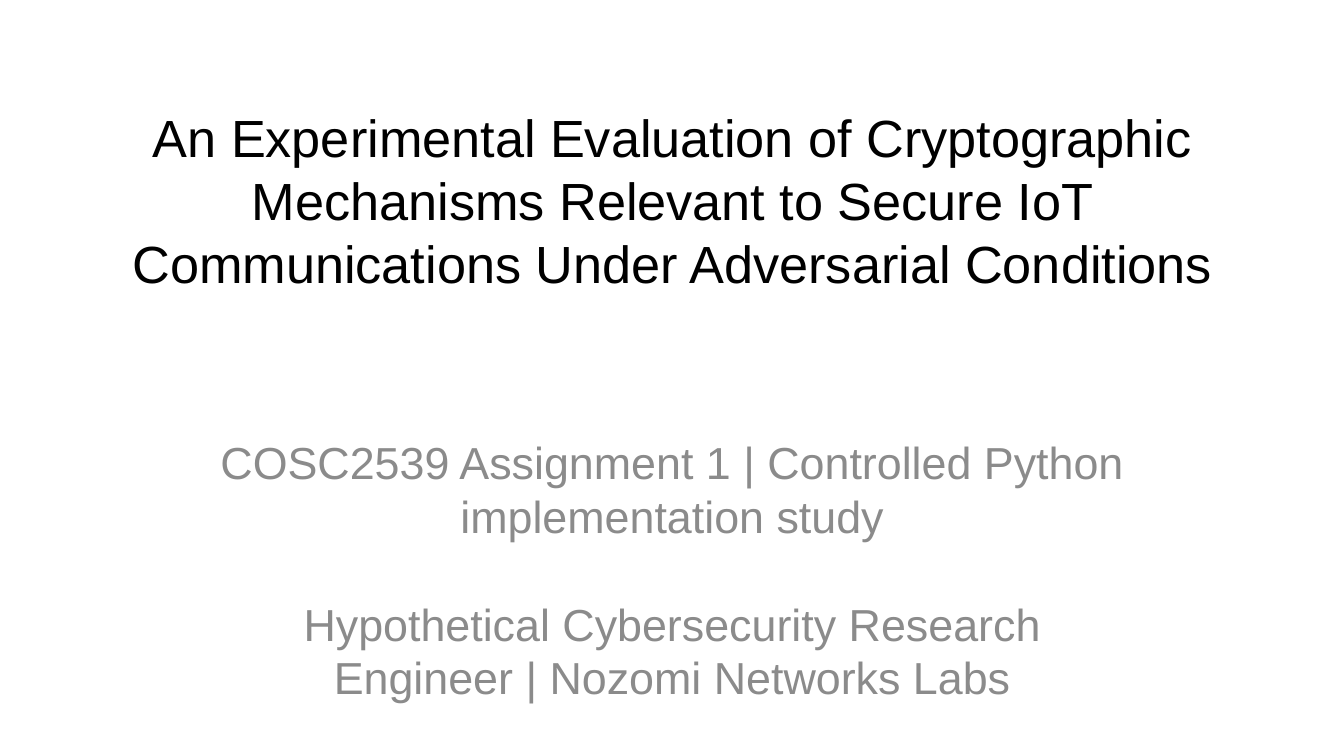
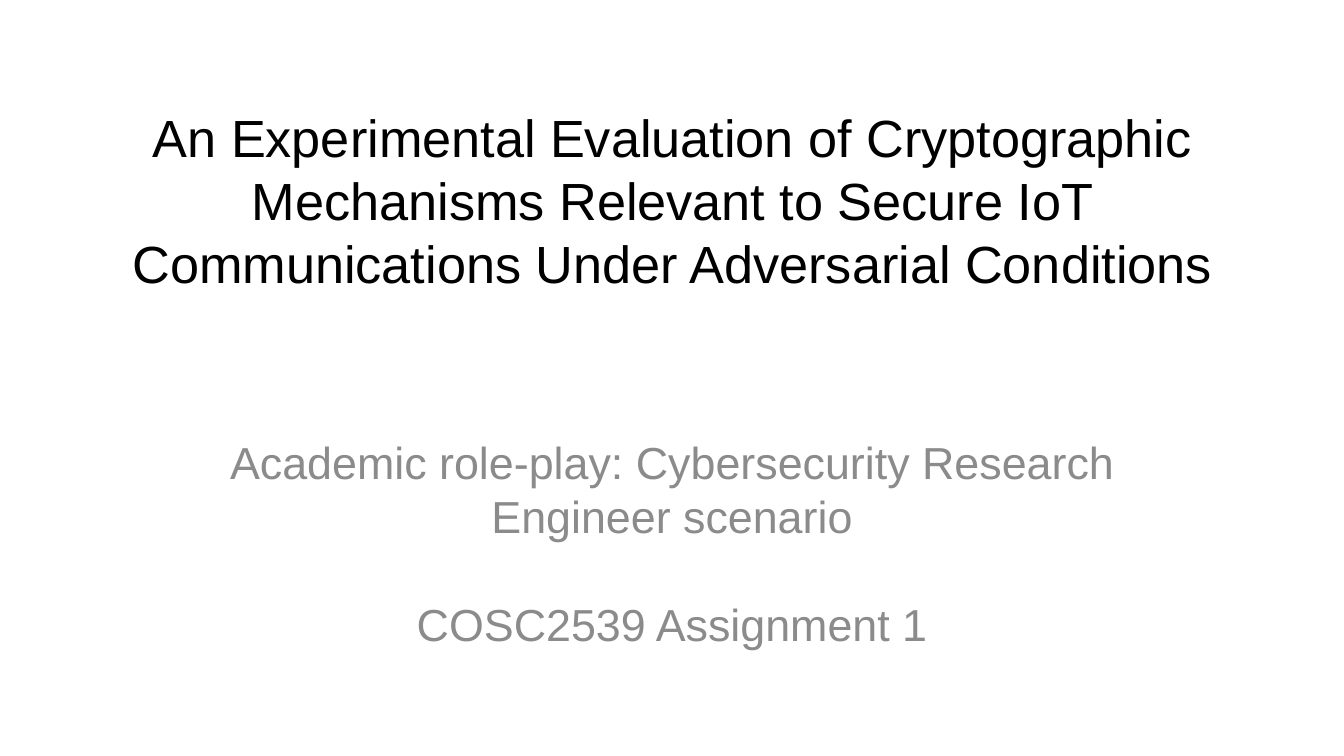
Before and after one commit to dat-nix/COSC2539-COSC2716-Assignment1, a slide deck: slide 1 of demo/presentation.pptx. Drawn at 1344x756 pixels with LibreOffice and Linux fonts; fonts in the diff are those of the drawing. Boxes give left, top, right and bottom in pixels: in the first picture for what was removed or moved away, otherwise in the second. Text is boxed around its words. In the diff, an @@ line names an element or a change of style, - is before the commit and + after.

```diff
--- a/demo/presentation.pptx
+++ b/demo/presentation.pptx
@@ subtitle at [230, 446, 1114, 642]: text changed @@
-COSC2539 Assignment 1 | Controlled Python implementation study
-Hypothetical Cybersecurity Research Engineer | Nozomi Networks Labs
+Academic role-play: Cybersecurity Research Engineer scenario
+COSC2539 Assignment 1
```
Also in this commit, not shown: 6 other slides changed, 9 other files.
